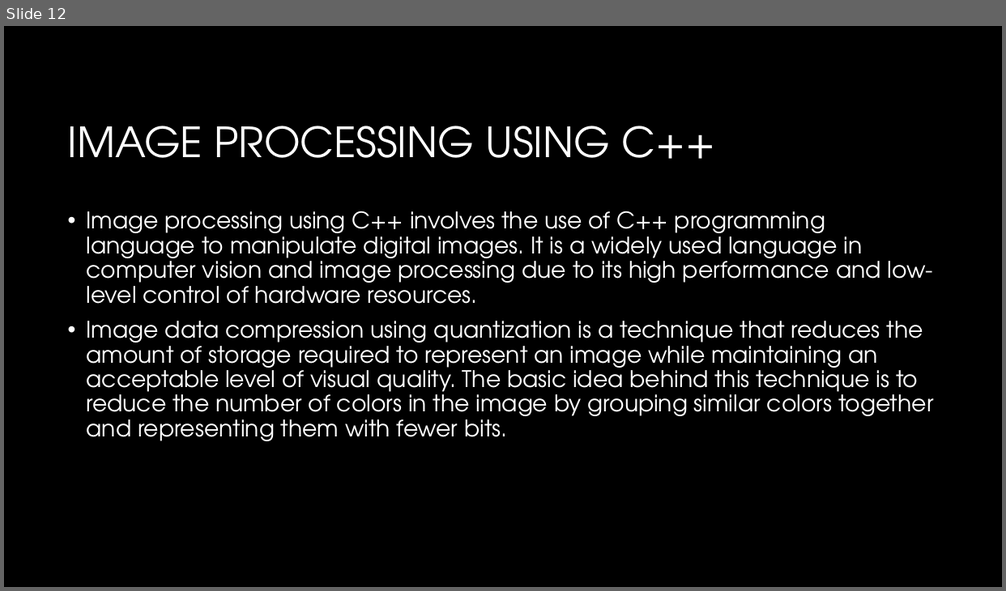
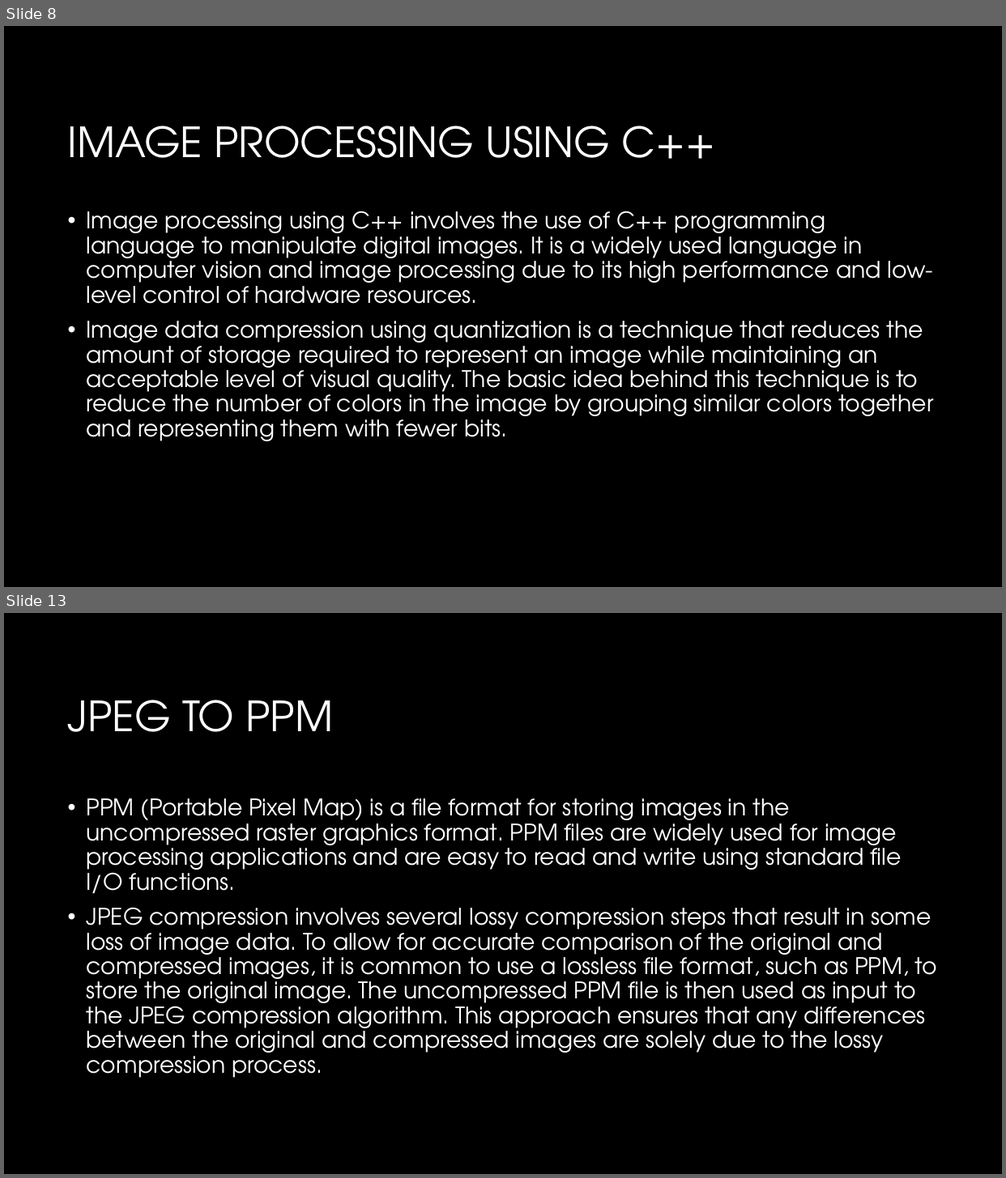
Before and after one commit to rishilss99/Distributed-CDS, a slide deck: Presentation.pptx. Shown one above the other, each under a label of ours: slide 12 before the commit, slides 8 and 13 after it; the slides between them are not shown. The pictures are 1006x591 and 1006x1178 pixels, drawn with LibreOffice and Linux fonts; fonts in the diff are those of the drawing; background and template pictures are left out. Boxes give left, top, right and bottom in pixels: in the first picture for what was removed or moved away, otherwise in the second. Text is boxed around its words. In the diff, an @@ line names an element or a change of style, - is before the commit and + after.

```diff
--- a/Presentation.pptx
+++ b/Presentation.pptx
@@ slide 13 added at bbox=[4, 613, 1002, 1174], background #000000 @@
@@ title added at bbox=[68, 700, 334, 732], 40 pt, text #FFFFFF @@
+JPEG TO PPM
@@ text added at bbox=[87, 798, 937, 1078], 22 pt, text #FFFFFF @@
+• PPM (Portable Pixel Map) is a file format for storing images in the uncompressed raster graphics format. PPM files are widely used for image processing applications and are easy to read and write using standard file I/O functions.
+• JPEG compression involves several lossy compression steps that result in some loss of image data. To allow for accurate comparison of the original and compressed images, it is common to use a lossless file format, such as PPM, to store the original image. The uncompressed PPM file is then used as input to the JPEG compression algorithm. This approach ensures that any differences between the original and compressed images are solely due to the lossy compression process.
@@ what was slide 12 is now slide 8 @@
```
Also in this commit, not shown: 5 other slides added.
